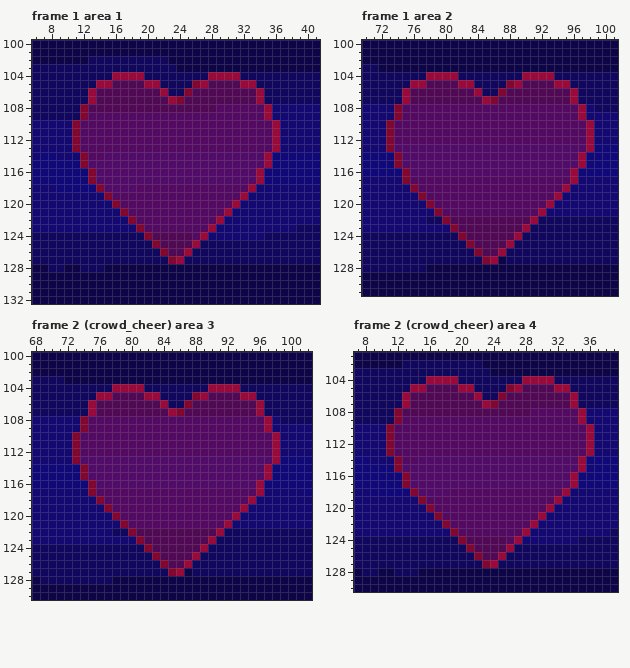
File history of a pixel-art file, assets_raw/background.aseprite. Above: the version before the commit.
320x180 pixels, 6 frames. Colours within 5 levels of each other are drawn and written as one. Shown: frame 1 area 1: x 6..41, y 100..132; frame 1 area 2: x 70..101, y 100..131; frame 2 (crowd_cheer) area 3: x 68..102, y 100..130; frame 2 (crowd_cheer) area 4: x 7..39, y 101..130. The commit also changed other frames or places, which this record leaves out.
After the commit:
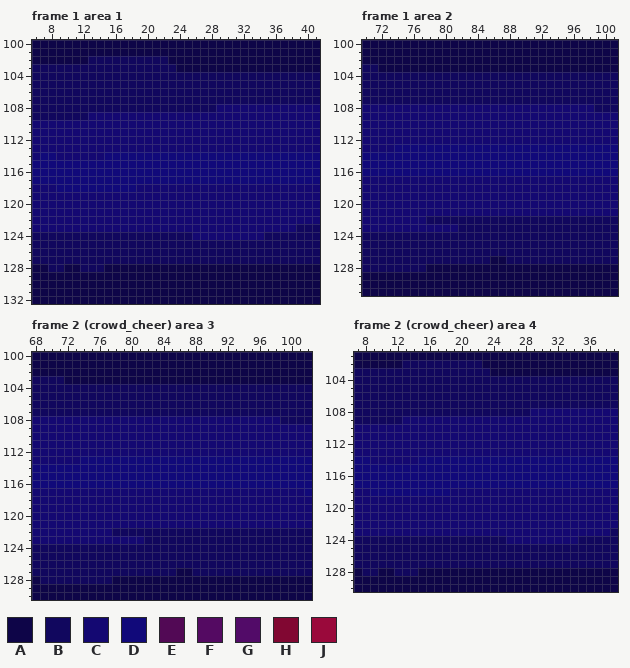
Palette (. is transparent): A #0e0548  B #11075e  C #140872  D #11097a  E #520955  F #540a62  G #520b68  H #810732  J #9a093b
From the commit log: start screen crowd
Difference:
layer "heart_empty" now hidden
Changed rows in their new state; - is an unchanged pixel.
Frame 1 area 1:
first column x 11:
104 -----BBBB--------BBBB-----
105 ---BBBBBBBB----BBBBBBBB---
106 --BBBBBBBBBB--BBBBBBBBBB--
107 --BBBBBBBBBBBBBBBBBBBBBB--
108 -BBBBBBBBBBBBBBBBBCCCCCCC-
109 -BCCCCCCCCCCCCCCCCCCCCCCC-
110 CCCCCCCCCCCCCCCCCCCCCCCCCC
111 CCCCCCCCCCCCCCCCCCCCCCCCCC
112 CCCCCCCCCCCCCCCCCCCCCCCCCC
113 CCCCCCCCCCCCCCCCCCCCCCCCCC
114 -CCCDDDDDDDDDDDDDDDDDDDDD-
115 -DDDDDDDDDDDDDDDDDDDDDDDD-
116 --DDDDDDDDDDDDDDDDDDDDDD--
117 --DDDDDDDDDDDDDDDDDDDDDD--
118 ---DDDDDCCCCCCCCCCCCCCC---
119 ----CCCCCCCCCCCCCCCCCC----
120 -----CCCCCCCCCCCCCCCC-----
121 ------CCCCCCCCCCCCCC------
122 -------CCCCCCCCCCCC-------
123 --------CCCCCCCCCC--------
124 ---------BBBBBBCC---------
125 ----------BBBBBB----------
126 -----------BBBB-----------
127 ------------BB------------
Frame 1 area 2:
first column x 73:
104 -----BBBB--------BBBB-----
105 ---BBBBBBBB----BBBBBBBB---
106 --BBBBBBBBBB--BBBBBBBBBB--
107 --BBBBBBBBBBBBBBBBBBBBBB--
108 -CCCCCCCCCCCCCCCCCCCCCCCC-
109 -CCCCCCCCCCCCCCCCCCCCCCCC-
110 CCCCCCCCCCCCCCCCCCCCCCCCCC
111 CCCCCCCCCCCCCCCCCCCCCCCCCC
112 CCCCCCCCCCCCCCCCCCCCCCCCCC
113 CDDDDDDDDDDDDDDDDDDDDDDDDD
114 -DDDDDDDDDDDDDDDDDDDDDDDD-
115 -DDDDDDDDDDDDDDDDDDDDDDDD-
116 --DDDDDDDDDDDDDDDDDDDDDD--
117 --CCCCCCCCCCCCCCCCCCCCCC--
118 ---CCCCCCCCCCCCCCCCCCCC---
119 ----CCCCCCCCCCCCCCCCCC----
120 -----CCCCCCCCCCCCCCCC-----
121 ------CCCCCCCCCCCCCC------
122 -------BBBBBBBBBBBB-------
123 --------CBBBBBBBBB--------
124 ---------BBBBBBBB---------
125 ----------BBBBBB----------
126 -----------BBBB-----------
127 ------------BA------------
Frame 2 (crowd_cheer) area 3: the same change as frame 1 area 2
Frame 2 (crowd_cheer) area 4: the same change as frame 1 area 1
